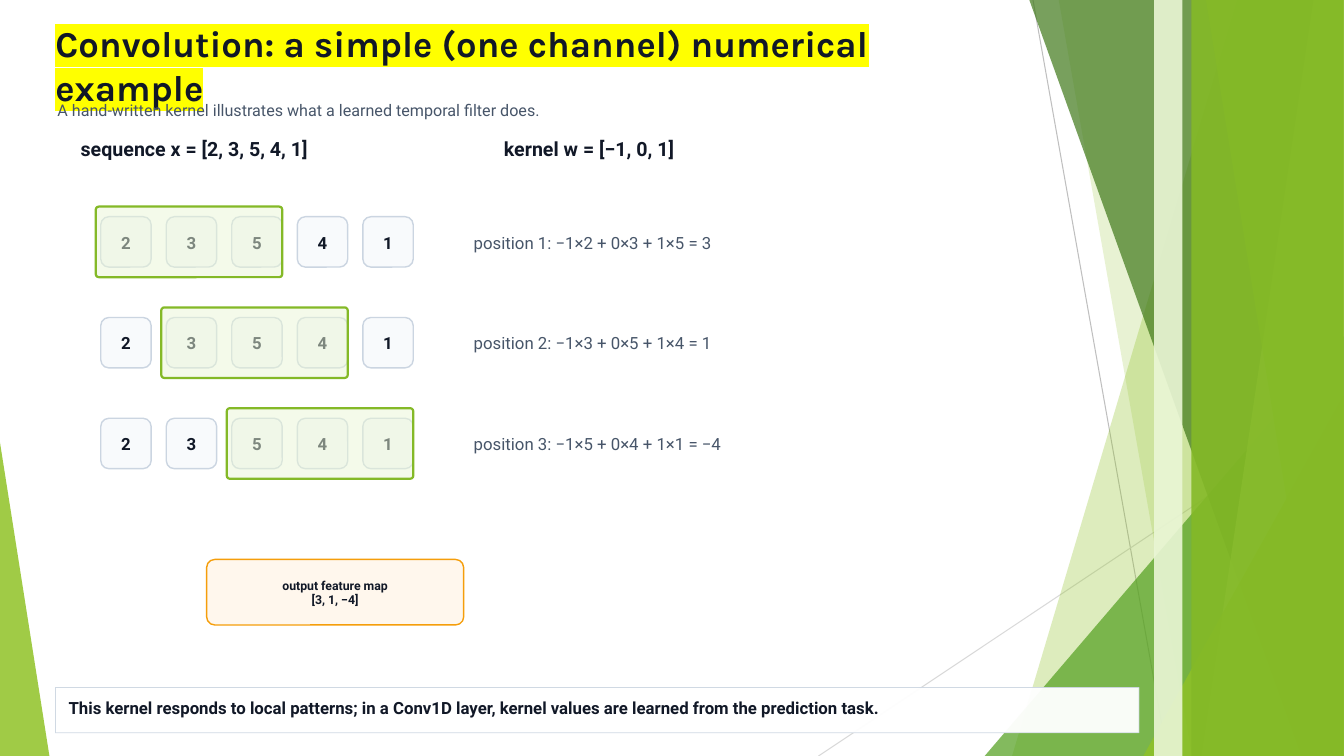
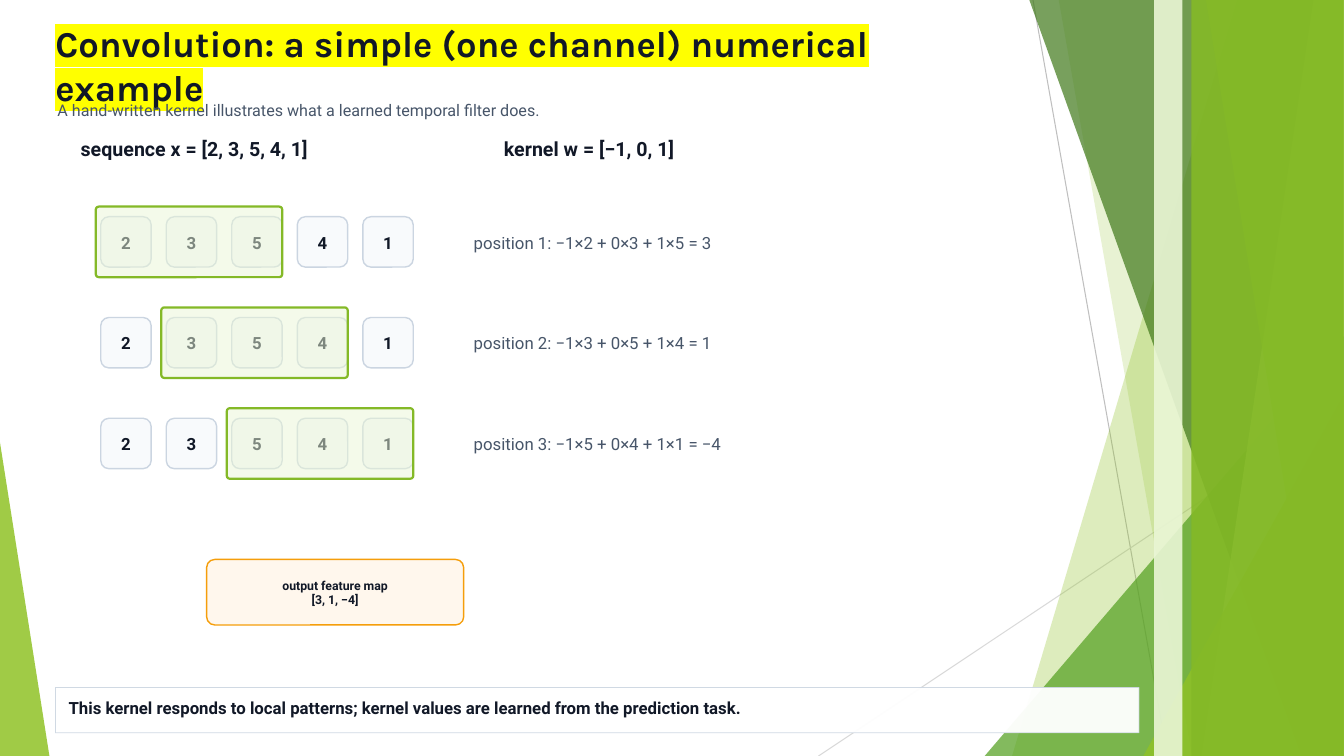
Before and after one commit to FranzGH/timeseries, a slide deck: slide 23 of Slides/05 CNNs.pptx. Drawn at 1344x756 pixels with LibreOffice and Linux fonts; fonts in the diff are those of the drawing. Boxes give left, top, right and bottom in pixels: in the first picture for what was removed or moved away, otherwise in the second. Text is boxed around its words. In the diff, an @@ line names an element or a change of style, - is before the commit and + after.

```diff
--- a/Slides/05 CNNs.pptx
+++ b/Slides/05 CNNs.pptx
@@ text at (x1=69, y1=701, x2=741, y2=718): text changed @@
-This kernel responds to local patterns; in a Conv1D layer, kernel values are learned from the prediction task.
+This kernel responds to local patterns; kernel values are learned from the prediction task.
```
Also in this commit, not shown: 26 other slides changed, 1 slide removed, 4 other files.
